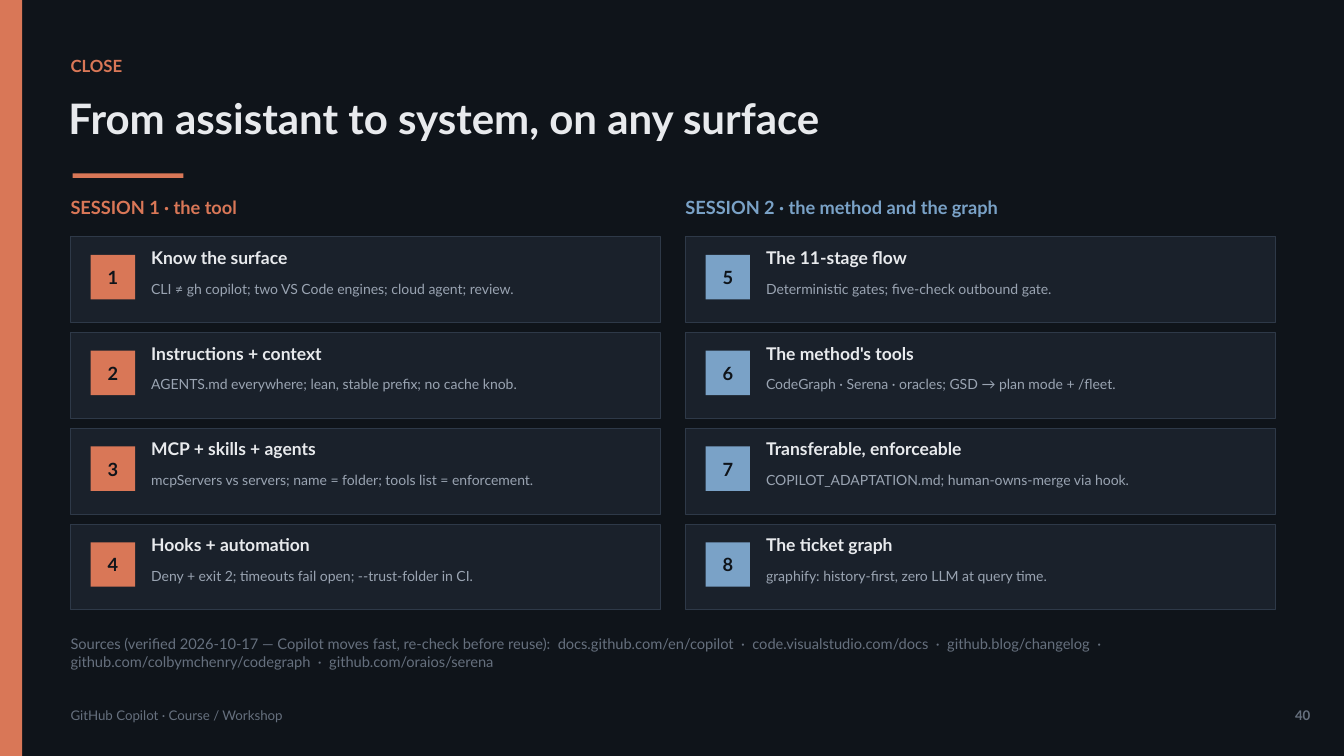
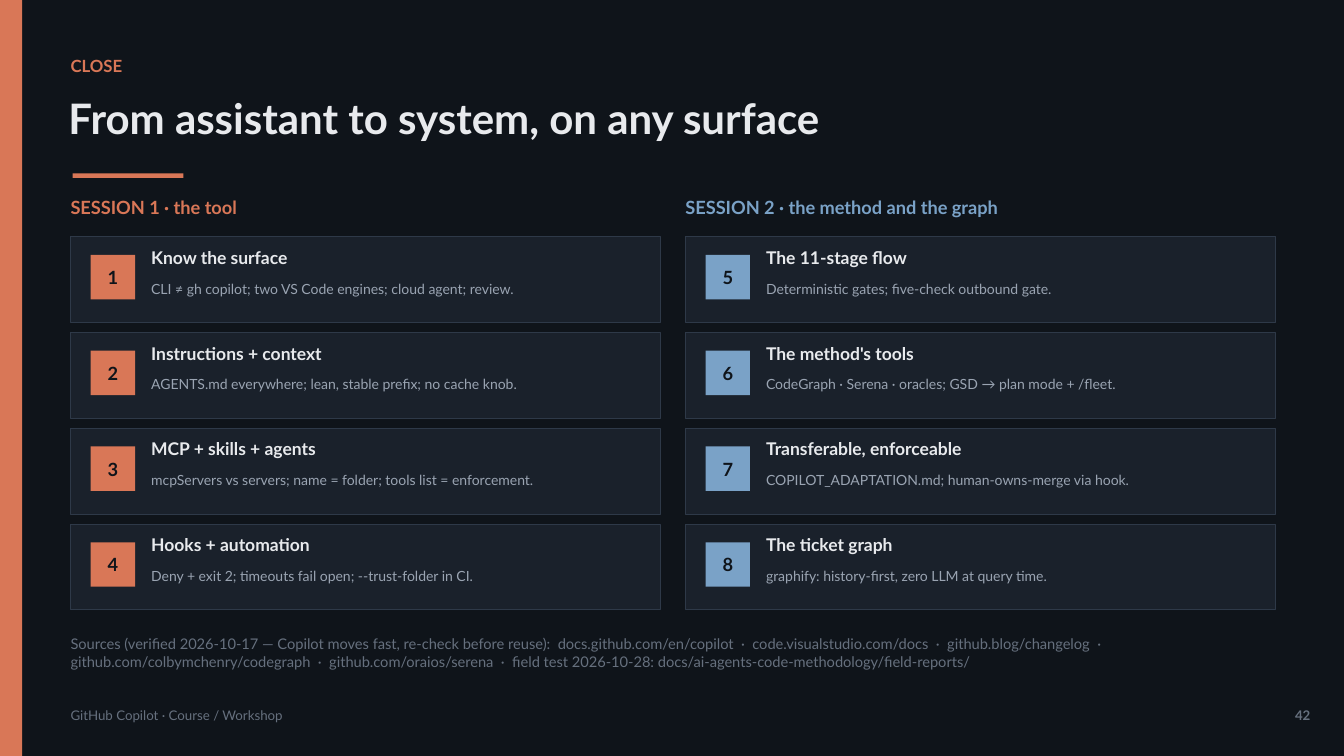
Before and after one commit to olonok69/copilot_code_ml_engineer, a slide deck: slide 42 of presentation/Copilot_Presentation.pptx (slide 40 before the commit). Drawn at 1344x756 pixels with LibreOffice and Linux fonts; fonts in the diff are those of the drawing. Boxes give left, top, right and bottom in pixels: in the first picture for what was removed or moved away, otherwise in the second. Text is boxed around its words. In the diff, an @@ line names an element or a change of style, - is before the commit and + after.

```diff
--- a/presentation/Copilot_Presentation.pptx
+++ b/presentation/Copilot_Presentation.pptx
@@ text at [71,638,1090,670]: text changed @@
-Sources (verified 2026-10-17 — Copilot moves fast, re-check before reuse): docs.github.com/en/copilot · code.visualstudio.com/docs · github.blog/changelog · github.com/colbymchenry/codegraph · github.com/oraios/serena
+Sources (verified 2026-10-17 — Copilot moves fast, re-check before reuse): docs.github.com/en/copilot · code.visualstudio.com/docs · github.blog/changelog · github.com/colbymchenry/codegraph · github.com/oraios/serena · field test 2026-10-28: docs/ai-agents-code-methodology/field-reports/
@@ text at [1295,710,1310,720]: text changed @@
-40
+42
```
Also in this commit, not shown: 4 other slides changed, 3 slides added, 1 slide removed, 7 other files.
